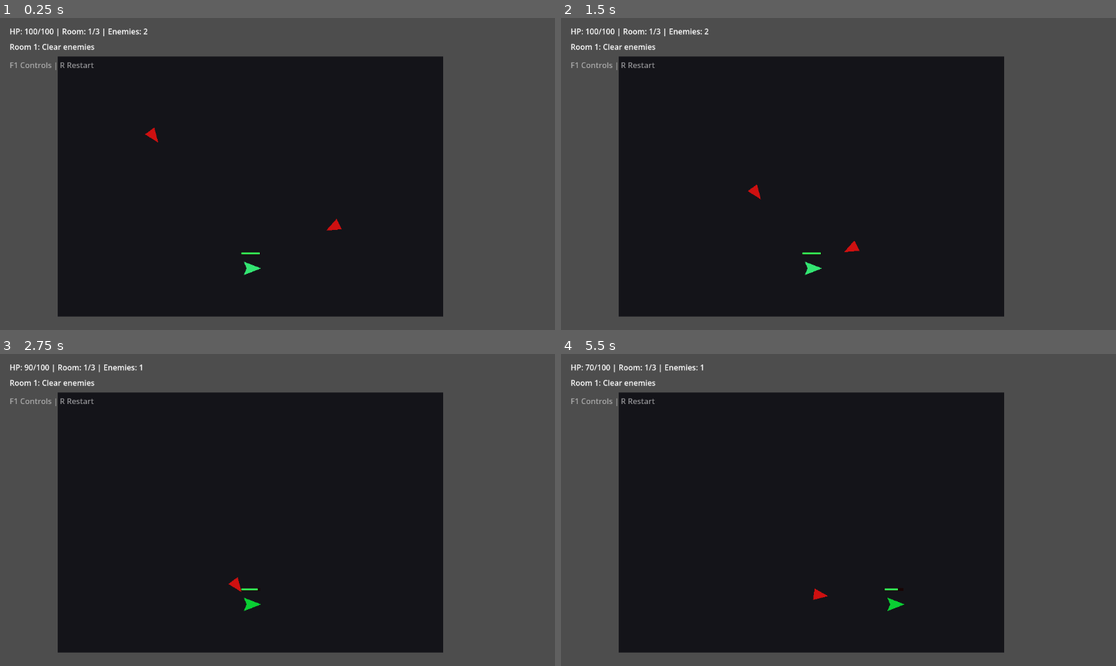
Above: before the commit, frames 1-4 (two rows, left to right).
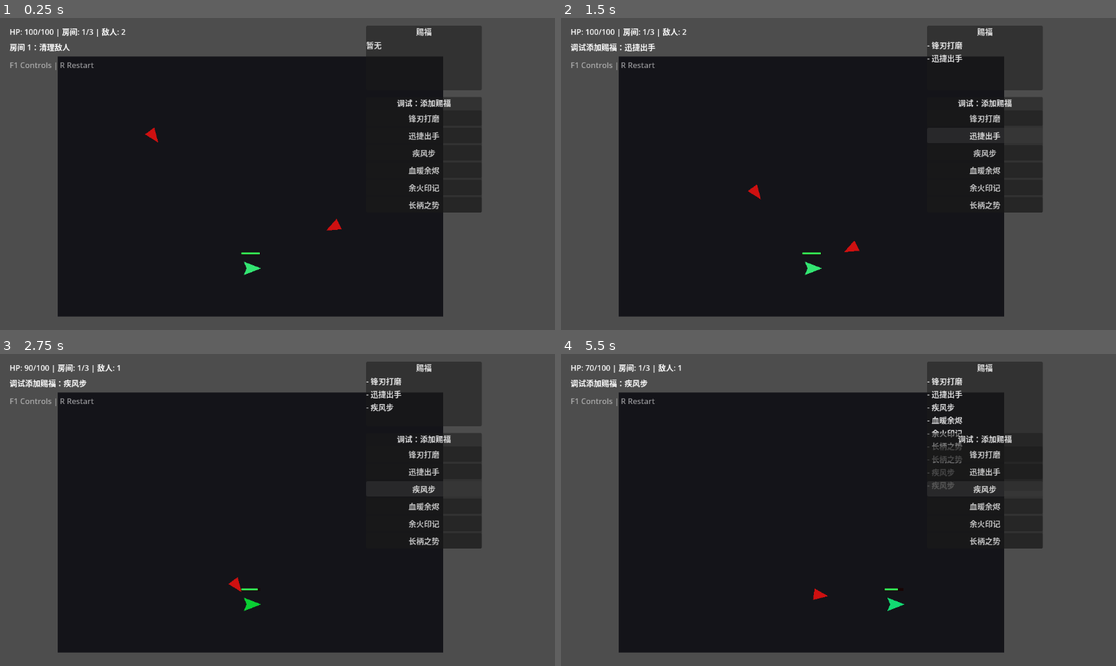
Above: after the commit, the same moments.

Repository: DGoat/Project-A
Game: Godot game, scene res://scenes/Main.tscn
Two runs of this game, one before a commit and one after it. Both use one fixed random seed, a clock stepped at 60 frames per second and the inputs below.
Inputs (mouse positions are in pixels of both pictures, inside the frame that each line leads up to):
- Up to frame 1 (0.25 s): no input
- Up to frame 2 (1.5 s): click (982, 117) at 0.5 s, where only the run after the commit has a clickable "锋刃打磨"; click (982, 136) at 1.25 s, where only the run after the commit has a clickable "迅捷出手"
- Up to frame 3 (2.75 s): click (421, 488) at 2 s, where only the run after the commit has a clickable "疾风步"
- Up to frame 4 (5.5 s): click (982, 506) at 2.75 s, where only the run after the commit has a clickable "血暖余烬"; click (982, 522) at 3.5 s, where only the run after the commit has a clickable "余火印记"; click (982, 541) at 4.25 s, where only the run after the commit has a clickable "长柄之势"; tap Enter at 5 s; move the mouse to (960, 494) at 5.02 s; hold D (move_right) from 5.03 s (still down); click (960, 494) at 5.1 s; tap Space (dash) at 5.3 s

The runs differ from the first frame. In frame 1, 6.4% of the frame differs, in the area x 1-87%, y 2-63%; in frame 2, 6.2%; in frame 3, 6.3%; in frame 4, 7.2%, in the area x 1-87%, y 2-83%.

Commit message:
feat: add debug blessing panel

Diff:
--- a/demos/demo-godot-001-action-roguelite/data/blessings.json
+++ b/demos/demo-godot-001-action-roguelite/data/blessings.json
@@ -1,40 +1,40 @@
 [
   {
     "id": "attack_up",
-    "name": "Sharpened Edge",
-    "description": "Attack damage +20%.",
+    "name": "锋刃打磨",
+    "description": "攻击伤害 +20%。",
     "effects": {
       "attack_damage_multiplier": 1.2
     }
   },
   {
     "id": "attack_speed_up",
-    "name": "Quick Hands",
-    "description": "Attack cooldown -15%.",
+    "name": "迅捷出手",
+    "description": "攻击冷却 -15%。",
     "effects": {
       "attack_cooldown_multiplier": 0.85
     }
   },
   {
     "id": "dash_strike",
-    "name": "Wind Step",
-    "description": "After dash, next attack deals +50% damage.",
+    "name": "疾风步",
+    "description": "闪避后，下一次攻击伤害 +50%。",
     "effects": {
       "dash_strike_multiplier": 1.5
     }
   },
   {
     "id": "kill_heal",
-    "name": "Blood Warmth",
-    "description": "Heal 8 HP after killing an enemy.",
+    "name": "血暖余烬",
+    "description": "击杀敌人后回复 8 点生命。",
     "effects": {
       "heal_on_kill": 8
     }
   },
   {
     "id": "burn_attack",
-    "name": "Ember Mark",
-    "description": "Attacks apply burn damage over time.",
+    "name": "余火印记",
+    "description": "攻击会附加持续燃烧伤害。",
     "effects": {
       "burn_damage": 4,
       "burn_ticks": 3
@@ -42,8 +42,8 @@
   },
   {
     "id": "range_up",
-    "name": "Long Reach",
-    "description": "Attack range +20%.",
+    "name": "长柄之势",
+    "description": "攻击范围 +20%。",
     "effects": {
       "attack_range_multiplier": 1.2
     }
--- a/demos/demo-godot-001-action-roguelite/scenes/Main.tscn
+++ b/demos/demo-godot-001-action-roguelite/scenes/Main.tscn
@@ -49,6 +49,76 @@
 text = "F1 Controls | R Restart"
 modulate = Color(1, 1, 1, 0.55)
 
+[node name="DamageFlash" type="ColorRect" parent="CanvasLayer/UI"]
+layout_mode = 1
+anchors_preset = 15
+anchor_right = 1.0
+anchor_bottom = 1.0
+grow_horizontal = 2
+grow_vertical = 2
+mouse_filter = 2
+color = Color(1, 0, 0, 0)
+
+[node name="AcquiredBlessingsPanel" type="PanelContainer" parent="CanvasLayer/UI"]
+layout_mode = 0
+offset_left = 760.0
+offset_top = 16.0
+offset_right = 1000.0
+offset_bottom = 150.0
+modulate = Color(1, 1, 1, 0.85)
+
+[node name="AcquiredBlessingsList" type="VBoxContainer" parent="CanvasLayer/UI/AcquiredBlessingsPanel"]
+layout_mode = 2
+
+[node name="Title" type="Label" parent="CanvasLayer/UI/AcquiredBlessingsPanel/AcquiredBlessingsList"]
+layout_mode = 2
+text = "赐福"
+horizontal_alignment = 1
+
+[node name="Items" type="Label" parent="CanvasLayer/UI/AcquiredBlessingsPanel/AcquiredBlessingsList"]
+layout_mode = 2
+text = "暂无"
+
+[node name="DebugPanel" type="PanelContainer" parent="CanvasLayer/UI"]
+layout_mode = 0
+offset_left = 760.0
+offset_top = 164.0
+offset_right = 1000.0
+offset_bottom = 380.0
+modulate = Color(1, 1, 1, 0.85)
+
+[node name="DebugList" type="VBoxContainer" parent="CanvasLayer/UI/DebugPanel"]
+layout_mode = 2
+
+[node name="Title" type="Label" parent="CanvasLayer/UI/DebugPanel/DebugList"]
+layout_mode = 2
+text = "调试：添加赐福"
+horizontal_alignment = 1
+
+[node name="DebugBlessing1" type="Button" parent="CanvasLayer/UI/DebugPanel/DebugList"]
+layout_mode = 2
+text = "锋刃打磨"
+
+[node name="DebugBlessing2" type="Button" parent="CanvasLayer/UI/DebugPanel/DebugList"]
+layout_mode = 2
+text = "迅捷出手"
+
+[node name="DebugBlessing3" type="Button" parent="CanvasLayer/UI/DebugPanel/DebugList"]
+layout_mode = 2
+text = "疾风步"
+
+[node name="DebugBlessing4" type="Button" parent="CanvasLayer/UI/DebugPanel/DebugList"]
+layout_mode = 2
+text = "血暖余烬"
+
+[node name="DebugBlessing5" type="Button" parent="CanvasLayer/UI/DebugPanel/DebugList"]
+layout_mode = 2
+text = "余火印记"
+
+[node name="DebugBlessing6" type="Button" parent="CanvasLayer/UI/DebugPanel/DebugList"]
+layout_mode = 2
+text = "长柄之势"
+
 [node name="BlessingPanel" type="PanelContainer" parent="CanvasLayer/UI"]
 visible = false
 layout_mode = 0
@@ -62,7 +132,7 @@
 
 [node name="Title" type="Label" parent="CanvasLayer/UI/BlessingPanel/BlessingList"]
 layout_mode = 2
-text = "Choose one blessing"
+text = "选择一个赐福"
 horizontal_alignment = 1
 
 [node name="Blessing1" type="Button" parent="CanvasLayer/UI/BlessingPanel/BlessingList"]
--- a/demos/demo-godot-001-action-roguelite/scripts/main.gd
+++ b/demos/demo-godot-001-action-roguelite/scripts/main.gd
@@ -8,16 +8,28 @@
 var enemies_alive := 0
 var choosing_blessing := false
 var offered_blessings: Array = []
+var acquired_blessings: Array = []
 var player: Node
+var damage_flash_tween: Tween
 
 @onready var room_root := $RoomRoot
 @onready var ui_status := $CanvasLayer/UI/Status
 @onready var ui_message := $CanvasLayer/UI/Message
+@onready var damage_flash := $CanvasLayer/UI/DamageFlash
+@onready var acquired_blessings_items := $CanvasLayer/UI/AcquiredBlessingsPanel/AcquiredBlessingsList/Items
 @onready var blessing_panel := $CanvasLayer/UI/BlessingPanel
 @onready var blessing_buttons := [
 	$CanvasLayer/UI/BlessingPanel/BlessingList/Blessing1,
 	$CanvasLayer/UI/BlessingPanel/BlessingList/Blessing2,
 	$CanvasLayer/UI/BlessingPanel/BlessingList/Blessing3
+]
+@onready var debug_blessing_buttons := [
+	$CanvasLayer/UI/DebugPanel/DebugList/DebugBlessing1,
+	$CanvasLayer/UI/DebugPanel/DebugList/DebugBlessing2,
+	$CanvasLayer/UI/DebugPanel/DebugList/DebugBlessing3,
+	$CanvasLayer/UI/DebugPanel/DebugList/DebugBlessing4,
+	$CanvasLayer/UI/DebugPanel/DebugList/DebugBlessing5,
+	$CanvasLayer/UI/DebugPanel/DebugList/DebugBlessing6
 ]
 
 var rooms := [
@@ -43,6 +55,11 @@
 	for i in blessing_buttons.size():
 		var button_index := i
 		blessing_buttons[i].pressed.connect(func(): _pick_blessing(button_index))
+	for i in debug_blessing_buttons.size():
+		var button_index := i
+		debug_blessing_buttons[i].pressed.connect(func(): _debug_apply_blessing(button_index))
+	_update_debug_buttons()
+	_update_acquired_blessings()
 	_start_run()
 
 func _process(_delta: float) -> void:
@@ -70,10 +87,11 @@
 	player.global_position = Vector2(520, 520)
 	add_child(player)
 	player.died.connect(_on_player_died)
+	player.damaged.connect(_on_player_damaged)
 	player.health_changed.connect(_on_player_health_changed)
 	current_room = 0
 	_spawn_room(current_room)
-	ui_message.text = "Room 1: Clear enemies"
+	ui_message.text = "房间 1：清理敌人"
 	blessing_panel.visible = false
 
 func _spawn_room(index: int) -> void:
@@ -106,7 +124,7 @@
 
 func _on_room_cleared() -> void:
 	if current_room >= rooms.size() - 1:
-		ui_message.text = "Victory! Press R to restart."
+		ui_message.text = "胜利！按 R 重开。"
 		return
 	choosing_blessing = true
 	offered_blessings = _roll_blessings(3)
@@ -114,7 +132,7 @@
 		var blessing: Dictionary = offered_blessings[i]
 		blessing_buttons[i].text = "%d. %s\n%s" % [i + 1, blessing["name"], blessing["description"]]
 	blessing_panel.visible = true
-	ui_message.text = "Choose a blessing"
+	ui_message.text = "选择一个赐福"
 
 func _roll_blessings(count: int) -> Array:
 	var pool := blessing_pool.duplicate()
@@ -124,19 +142,55 @@
 func _pick_blessing(index: int) -> void:
 	if not choosing_blessing or index >= offered_blessings.size():
 		return
-	player.apply_blessing(offered_blessings[index])
+	_apply_blessing(offered_blessings[index], false)
 	choosing_blessing = false
 	blessing_panel.visible = false
 	current_room += 1
-	ui_message.text = "Room %d: Clear enemies" % [current_room + 1]
+	ui_message.text = "房间 %d：清理敌人" % [current_room + 1]
 	_spawn_room(current_room)
 
+func _debug_apply_blessing(index: int) -> void:
+	if index < blessing_pool.size():
+		_apply_blessing(blessing_pool[index], true)
+
+func _apply_blessing(blessing: Dictionary, debug := false) -> void:
+	if player == null:
+		return
+	player.apply_blessing(blessing)
+	acquired_blessings.append(blessing)
+	_update_acquired_blessings()
+	if debug:
+		ui_message.text = "调试添加赐福：%s" % blessing["name"]
+
+func _update_debug_buttons() -> void:
+	for i in debug_blessing_buttons.size():
+		if i < blessing_pool.size():
+			debug_blessing_buttons[i].text = blessing_pool[i]["name"]
+		else:
+			debug_blessing_buttons[i].disabled = true
+
+func _update_acquired_blessings() -> void:
+	if acquired_blessings.is_empty():
+		acquired_blessings_items.text = "暂无"
+		return
+	var lines: Array[String] = []
+	for blessing in acquired_blessings:
+		lines.append("- %s" % blessing["name"])
+	acquired_blessings_items.text = "\n".join(lines)
+
 func _on_player_died() -> void:
-	ui_message.text = "Defeat. Press R to restart."
+	ui_message.text = "失败。按 R 重开。"
+
+func _on_player_damaged() -> void:
+	if damage_flash_tween != null:
+		damage_flash_tween.kill()
+	damage_flash.color = Color(1.0, 0.0, 0.0, 0.28)
+	damage_flash_tween = create_tween()
+	damage_flash_tween.tween_property(damage_flash, "color", Color(1.0, 0.0, 0.0, 0.0), 0.22)
 
 func _on_player_health_changed(current: int, maximum: int) -> void:
-	ui_status.text = "HP: %d/%d | Room: %d/%d | Enemies: %d" % [current, maximum, current_room + 1, rooms.size(), enemies_alive]
+	ui_status.text = "HP: %d/%d | 房间: %d/%d | 敌人: %d" % [current, maximum, current_room + 1, rooms.size(), enemies_alive]
 
 func _update_status() -> void:
 	if player != null:
-		ui_status.text = "HP: %d/%d | Room: %d/%d | Enemies: %d" % [player.hp, player.max_hp, current_room + 1, rooms.size(), enemies_alive]
+		ui_status.text = "HP: %d/%d | 房间: %d/%d | 敌人: %d" % [player.hp, player.max_hp, current_room + 1, rooms.size(), enemies_alive]
--- a/demos/demo-godot-001-action-roguelite/scripts/player.gd
+++ b/demos/demo-godot-001-action-roguelite/scripts/player.gd
@@ -1,6 +1,7 @@
 extends CharacterBody2D
 
 signal died
+signal damaged
 signal health_changed(current: int, maximum: int)
 signal enemy_killed
 
@@ -90,6 +91,7 @@
 	hp = max(0, hp - amount)
 	_update_health_bar()
 	health_changed.emit(hp, max_hp)
+	damaged.emit()
 	body.modulate = Color(1.0, 0.55, 0.55)
 	await get_tree().create_timer(0.08).timeout
 	if is_instance_valid(body):
Not shown, changed: demos/demo-godot-001-action-roguelite/README.md
Not shown, changed: demos/demo-godot-001-action-roguelite/controls.md
Not shown, changed: demos/demo-godot-001-action-roguelite/dev-log.md
Not shown, changed: demos/demo-godot-001-action-roguelite/issue-tracker.md
Not shown, added: demos/demo-godot-001-action-roguelite/specs/spec-007-debug-blessings-and-damage-flash.md
